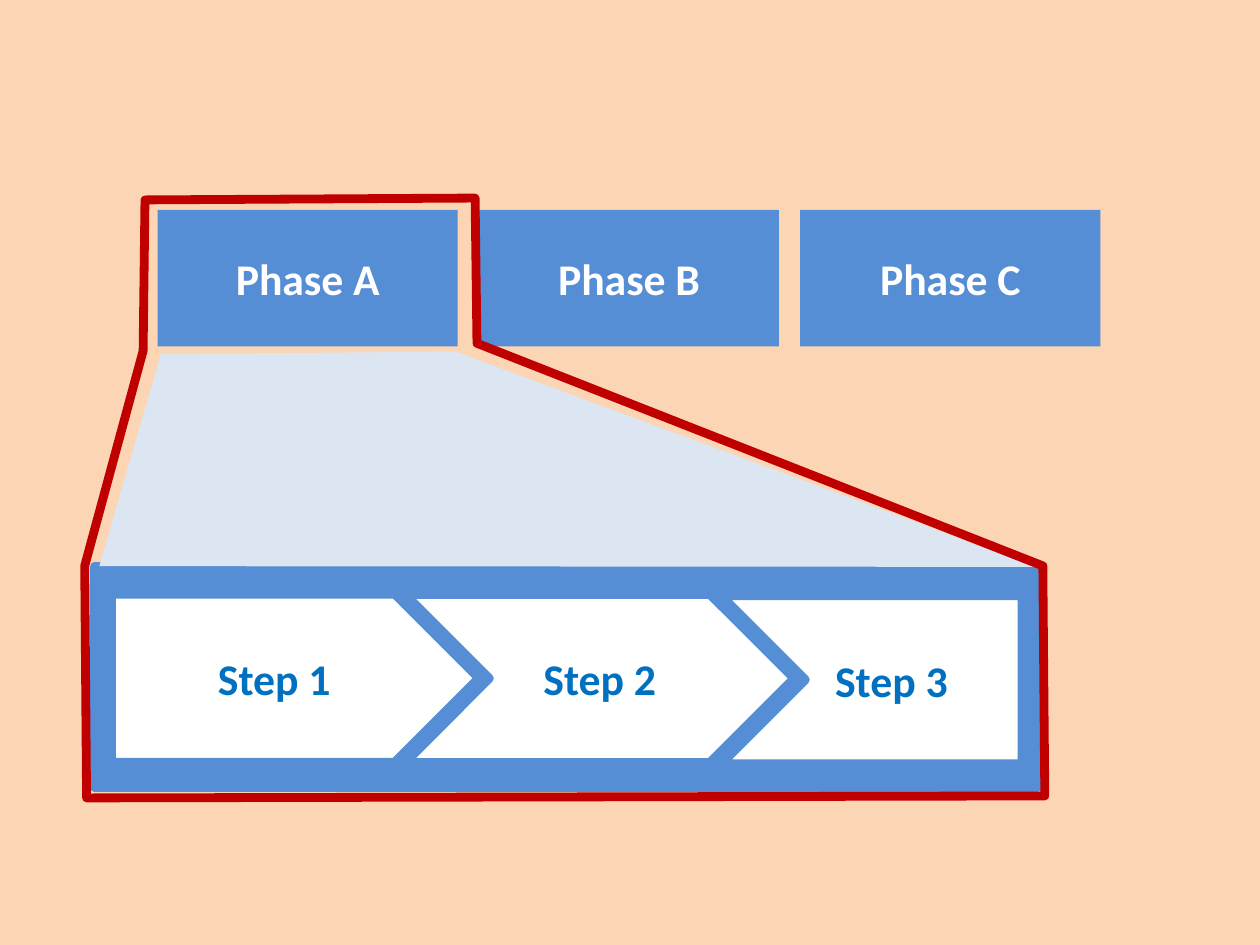
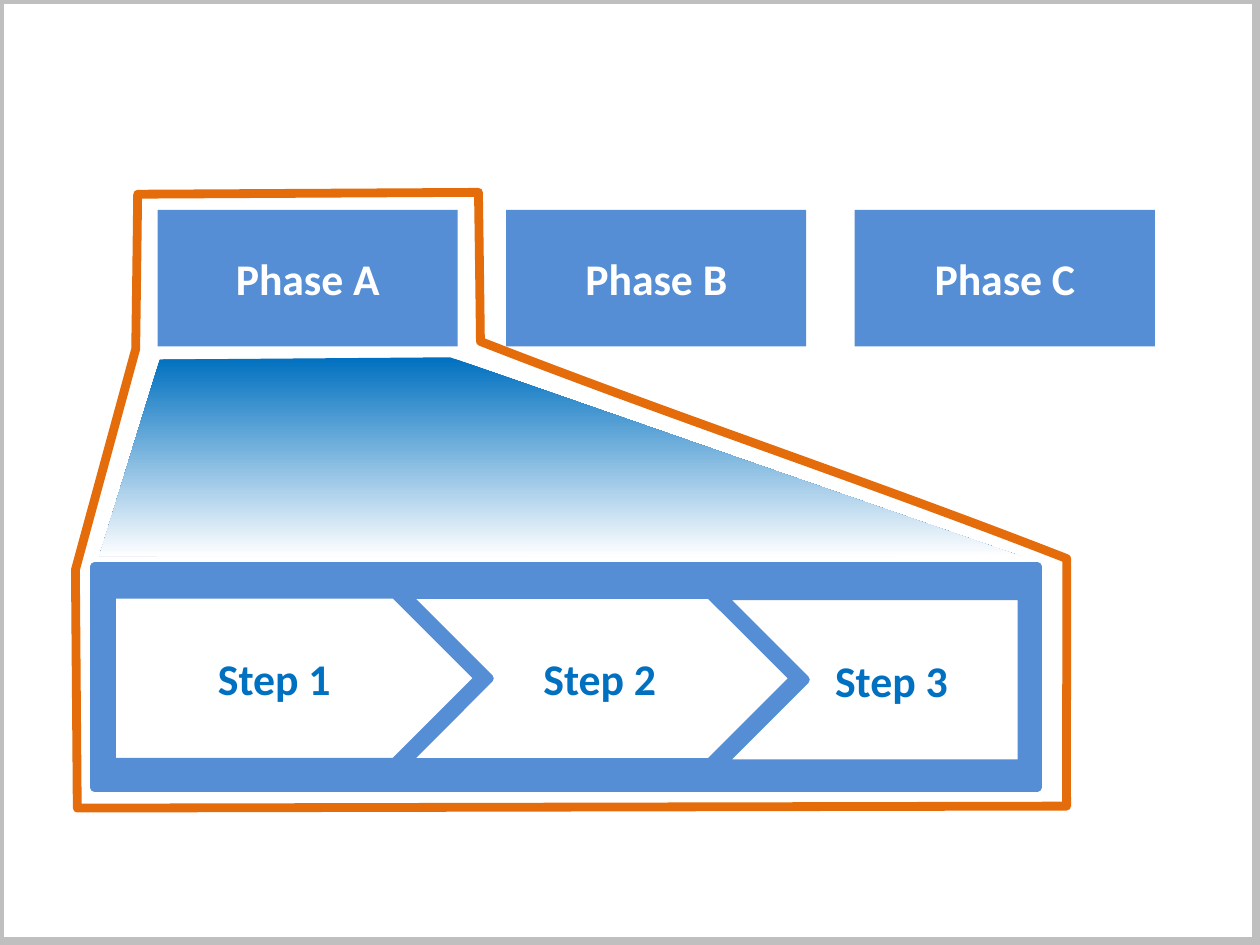
Before and after one commit to PowerPointLabs/PowerPointLabs, a slide deck: slide 1 of doc/Spotlight gif.pptx. Drawn at 1260x945 pixels with LibreOffice and Linux fonts; fonts in the diff are those of the drawing. Boxes give left, top, right and bottom in pixels: in the first picture for what was removed or moved away, otherwise in the second. Text is boxed around its words. In the diff, an @@ line names an element or a change of style, - is before the commit and + after.

```diff
--- a/doc/Spotlight gif.pptx
+++ b/doc/Spotlight gif.pptx
@@ background #FCD5B5 to #FFFFFF @@
@@ rectangle added at bbox=[0, 0, 1257, 942], outline #BFBFBF 2 pt @@
@@ freeform shape: place and size @@
-freeform shape at bbox=[85, 198, 1046, 797]
+freeform shape at bbox=[76, 192, 1068, 806]
@@ freeform shape at bbox=[76, 192, 1068, 806]: outline #C00000 2 pt to #E46C0A 2 pt @@
@@ rectangle "Phase B": place and size @@
-rectangle "Phase B" at bbox=[479, 211, 778, 346]
+rectangle "Phase B" at bbox=[507, 211, 806, 346]
@@ rectangle "Phase C": place and size @@
-rectangle "Phase C" at bbox=[800, 211, 1099, 346]
+rectangle "Phase C" at bbox=[854, 211, 1153, 346]
@@ freeform shape: place and size @@
-freeform shape at bbox=[101, 353, 1036, 567]
+freeform shape at bbox=[101, 356, 1024, 554]
@@ freeform shape at bbox=[101, 356, 1024, 554]: fill #DCE6F2 to gradient #0070C0 to #FFFFFF to #E1E8F5 @@
```
Also in this commit, not shown: 2 other slides changed, 1 other file.
